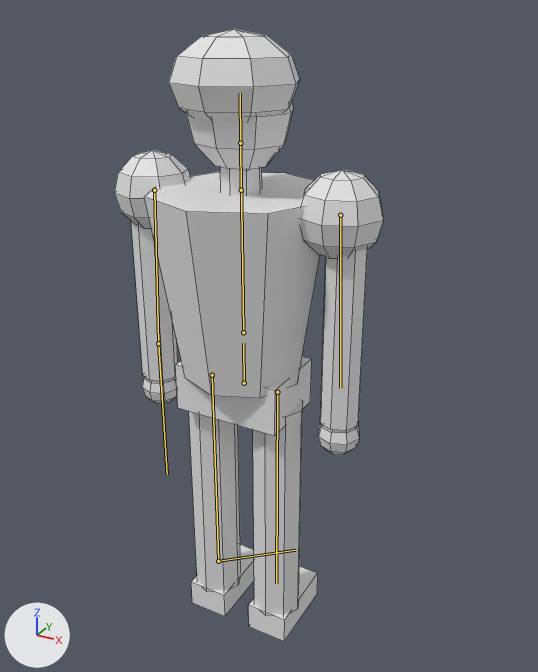
The FBX model Assets/Art/Models/Hero.fbx as it was, and as the next commit left it.
Rendered twice from a 50 mm camera at (0.987, -1.647, 1.83) aimed at (-0.033, 0.207, 0.903). Arrows for +X, +Y and +Z are at lower left; the lights stay in place. The first picture is the older version. The bones that change, and the others that lie on the model, are drawn over the model as lines. Mesh edges are drawn as thin lines.

In view in the first picture: 'Hero'.
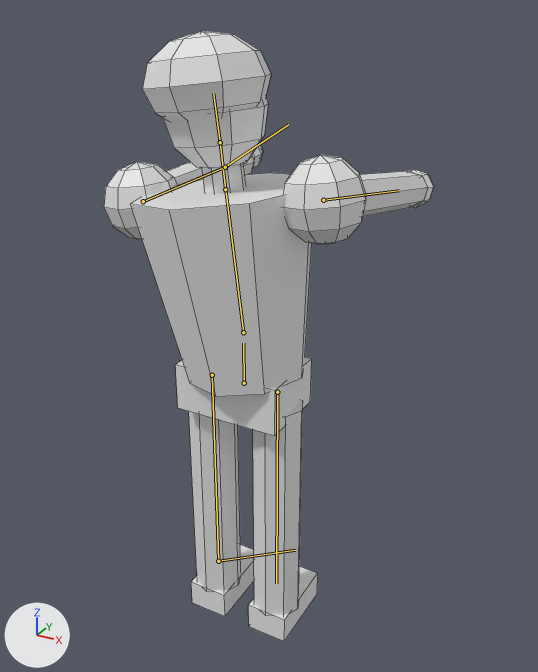
The newer file adds an action. The first version stands in its rest pose; the second is drawn at frame 14 of the action 'Rig|Shoot'.

Pixel boxes [x1, y1, x2, y2] of what changed, in the pictures (538 x 672 px):
'Hero', posed (23% wider)
    before: [114, 29, 383, 642]
    after: [104, 31, 434, 642]
bone 'Chest', root to tip
    before: (243, 332) to (241, 173)
    after: (243, 332) to (223, 173)
bone 'UpperArm_R', root to tip
    before: (340, 215) to (340, 388)
    after: (323, 200) to (399, 190)
bone 'UpperArm_L', root to tip
    before: (154, 190) to (158, 343)
    after: (143, 201) to (225, 167)
bone 'Hand_L', root to tip
    before: (158, 343) to (167, 474)
    after: (225, 167) to (288, 124)

Patch to the scene script:
```diff
--- a/Assets/Art/Models/Hero.fbx.py
+++ b/Assets/Art/Models/Hero.fbx.py
@@ bone_chest @@
 bone_chest = bpy.data.objects['Rig'].pose.bones['Chest']  # child of 'Hips'
-bone_chest.rotation_quaternion = (1.0, 0.0, 0.0, 0.0)  # degrees (0, 0, 0)
+bone_chest.rotation_quaternion = (0.998, 0.0, 0.0, 0.06)  # degrees (0, 0, 7)
@@ bone_upperarm_r @@
 bone_upperarm_r = bpy.data.objects['Rig'].pose.bones['UpperArm_R']  # child of 'Chest'
-bone_upperarm_r.rotation_quaternion = (1.0, 0.0, 0.0, 0.0)  # degrees (0, 0, 0)
+bone_upperarm_r.rotation_quaternion = (0.757, 0.654, 0.0, 0.0)  # degrees (82, 0, 0)
@@ bone_upperarm_l @@
 bone_upperarm_l = bpy.data.objects['Rig'].pose.bones['UpperArm_L']  # child of 'Chest'
-bone_upperarm_l.rotation_quaternion = (1.0, 0.0, 0.0, 0.0)  # degrees (0, 0, 0)
+bone_upperarm_l.rotation_quaternion = (0.695, 0.719, 0.0, 0.0)  # degrees (92, 0, 0)
@@ bone_hand_l @@
 bone_hand_l = bpy.data.objects['Rig'].pose.bones['Hand_L']  # child of 'UpperArm_L'
-bone_hand_l.rotation_quaternion = (1.0, 0.0, 0.0, 0.0)  # degrees (0, 0, 0)
+bone_hand_l.rotation_quaternion = (0.998, 0.07, 0.0, 0.0)  # degrees (8, 0, 0)
```
